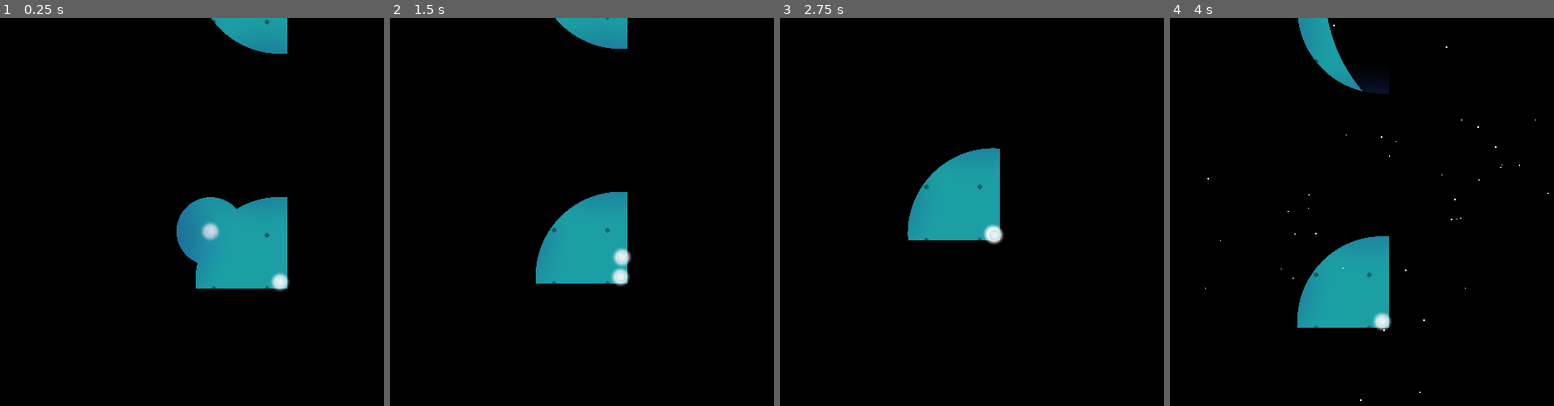
Above: before the commit, frames 1-4 (left to right).
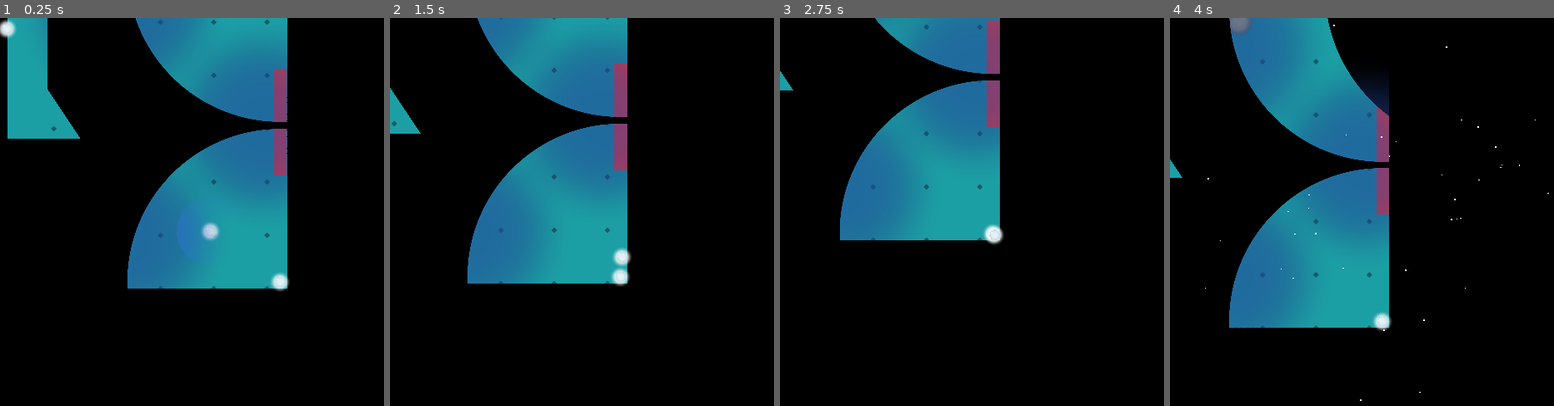
Above: after the commit, the same moments.

Repository: Disablak/Godot-Wild-Jam
Game: Godot game, scene res://Scenes/levels/LevelVortexTutorial.tscn
Two runs of this game, one before a commit and one after it. Both use one fixed random seed, a clock stepped at 60 frames per second and the inputs below. This scene is started directly instead of the project's main scene.
Inputs (mouse positions are in pixels of both pictures, inside the frame that each line leads up to):
- Up to frame 1 (0.25 s): no input
- Up to frame 2 (1.5 s): move the mouse to (697, 208) at 0.52 s; hold D (move_right) 0.53-1.28 s; click (697, 208) at 0.67 s; move the mouse to (516, 250) at 1.27 s; hold S (move_down) from 1.28 s (still down)
- Up to frame 3 (2.75 s): move the mouse to (1037, 138) at 2.02 s; release S (move_down) at 2.03 s; hold D (move_right) from 2.03 s (still down)
- Up to frame 4 (4 s): move the mouse to (1362, 316) at 2.77 s; release D (move_right) at 2.78 s; hold W (move_up) 2.78-3.53 s; click (1362, 316) at 2.92 s; move the mouse to (1511, 293) at 3.52 s; hold A (move_left) from 3.53 s (still down)

The runs differ from the first frame. In frame 1, 18% of the frame differs, in the area x 0-75%, y 0-70%; in frame 2, 16%; in frame 3, 13%; in frame 4, 18%.

Commit message:
levels lighting fix and slightly edited

Diff:
--- a/Scenes/levels/Level1.tscn
+++ b/Scenes/levels/Level1.tscn
@@ -1,9 +1,10 @@
-[gd_scene load_steps=5 format=2]
+[gd_scene load_steps=6 format=2]
 
 [ext_resource path="res://Scenes/levels/components/ShadowCastingObstacle.tscn" type="PackedScene" id=1]
 [ext_resource path="res://Scenes/levels/components/Light.tscn" type="PackedScene" id=2]
 [ext_resource path="res://Scenes/levels/base/LevelBase.tscn" type="PackedScene" id=3]
 [ext_resource path="res://Scenes/levels/components/Coin.tscn" type="PackedScene" id=4]
+[ext_resource path="res://Scenes/levels/components/Key.tscn" type="PackedScene" id=5]
 
 [node name="Level" instance=ExtResource( 3 )]
 
@@ -11,12 +12,15 @@
 position = Vector2( 520, 16 )
 
 [node name="Enemy" parent="." index="5"]
-position = Vector2( 136, 712 )
+position = Vector2( 253, 1287 )
 scale = Vector2( 10, 10 )
 size = 10
 
 [node name="Finish" parent="." index="6"]
 position = Vector2( -112, -1424 )
+
+[node name="Key" parent="." index="7" instance=ExtResource( 5 )]
+position = Vector2( 1112, -864 )
 
 [node name="ShadowCaster" parent="StaticObstacles" index="0" instance=ExtResource( 1 )]
 position = Vector2( 256, 497 )
@@ -63,10 +67,7 @@
 rotation = 2.09439
 scale = Vector2( 51.3444, 1 )
 
-[node name="Coin" parent="StaticObstacles" index="10" instance=ExtResource( 4 )]
-position = Vector2( 1112, -792 )
-
-[node name="Coin2" parent="StaticObstacles" index="11" instance=ExtResource( 4 )]
+[node name="Coin2" parent="StaticObstacles" index="10" instance=ExtResource( 4 )]
 position = Vector2( 776, -792 )
 
 [node name="Light2D" parent="Lights" index="0" instance=ExtResource( 2 )]
--- a/Scenes/levels/Level2.tscn
+++ b/Scenes/levels/Level2.tscn
@@ -91,14 +91,14 @@
 
 [node name="Light2D" parent="Lights" index="0" instance=ExtResource( 3 )]
 position = Vector2( -112, -176 )
-texture_scale = 0.5
 
 [node name="Light2D2" parent="Lights" index="1" instance=ExtResource( 3 )]
 position = Vector2( -35, -112 )
-texture_scale = 0.2
+texture_scale = 0.08
 
 [node name="Light2D3" parent="Lights" index="2" instance=ExtResource( 3 )]
 position = Vector2( 280, 120 )
+texture_scale = 0.13
 
 [node name="Coin" parent="." index="10" instance=ExtResource( 5 )]
 position = Vector2( 64, -160 )
--- a/Scenes/levels/LevelKeyTutorial.tscn
+++ b/Scenes/levels/LevelKeyTutorial.tscn
@@ -44,3 +44,4 @@
 
 [node name="Light2D" parent="Lights" index="0" instance=ExtResource( 5 )]
 position = Vector2( 128, 203 )
+texture_scale = 0.2
--- a/Scenes/levels/LevelSpikesTutorial.tscn
+++ b/Scenes/levels/LevelSpikesTutorial.tscn
@@ -5,7 +5,7 @@
 [ext_resource path="res://Scenes/levels/components/Spikes.tscn" type="PackedScene" id=3]
 [ext_resource path="res://Scenes/levels/components/Coin.tscn" type="PackedScene" id=4]
 [ext_resource path="res://Scenes/levels/components/Light.tscn" type="PackedScene" id=5]
-[ext_resource path="res://Scenes/levels/components/Vortex.tscn" type="PackedScene" id=6]
+[ext_resource path="res://Scenes/levels/components/Key.tscn" type="PackedScene" id=6]
 
 [node name="Level" instance=ExtResource( 2 )]
 
@@ -55,36 +55,52 @@
 scale = Vector2( 8.25, 0.25 )
 
 [node name="ShadowCaster6" parent="StaticObstacles" index="9" instance=ExtResource( 1 )]
-position = Vector2( 384, 300 )
-scale = Vector2( 4, 0.25 )
+position = Vector2( 352, 300 )
+scale = Vector2( 2, 0.25 )
 
-[node name="ShadowCaster2" parent="StaticObstacles" index="10" instance=ExtResource( 1 )]
+[node name="ShadowCaster15" parent="StaticObstacles" index="10" instance=ExtResource( 1 )]
+position = Vector2( 428.5, 300 )
+scale = Vector2( 1.21875, 0.25 )
+
+[node name="ShadowCaster18" parent="StaticObstacles" index="11" instance=ExtResource( 1 )]
+position = Vector2( 396, 260 )
+scale = Vector2( 1.25, 0.25 )
+
+[node name="ShadowCaster2" parent="StaticObstacles" index="12" instance=ExtResource( 1 )]
 position = Vector2( 188, 140 )
 scale = Vector2( 0.25, 0.75 )
 
-[node name="ShadowCaster10" parent="StaticObstacles" index="11" instance=ExtResource( 1 )]
+[node name="ShadowCaster10" parent="StaticObstacles" index="13" instance=ExtResource( 1 )]
 position = Vector2( -2, 164 )
 scale = Vector2( 0.375, 1.25 )
 
-[node name="ShadowCaster14" parent="StaticObstacles" index="12" instance=ExtResource( 1 )]
+[node name="ShadowCaster14" parent="StaticObstacles" index="14" instance=ExtResource( 1 )]
 position = Vector2( 412, 211 )
 scale = Vector2( 0.249999, 0.75 )
 
-[node name="ShadowCaster4" parent="StaticObstacles" index="13" instance=ExtResource( 1 )]
+[node name="ShadowCaster4" parent="StaticObstacles" index="15" instance=ExtResource( 1 )]
 position = Vector2( 188, 280 )
 scale = Vector2( 0.25, 6.46875 )
 
-[node name="ShadowCaster7" parent="StaticObstacles" index="14" instance=ExtResource( 1 )]
+[node name="ShadowCaster7" parent="StaticObstacles" index="16" instance=ExtResource( 1 )]
 position = Vector2( 444, 340 )
 scale = Vector2( 0.250001, 2.75 )
 
-[node name="ShadowCaster3" parent="StaticObstacles" index="15" instance=ExtResource( 1 )]
+[node name="ShadowCaster3" parent="StaticObstacles" index="17" instance=ExtResource( 1 )]
 position = Vector2( 324, 162 )
 scale = Vector2( 0.250001, 2.125 )
 
-[node name="ShadowCaster11" parent="StaticObstacles" index="16" instance=ExtResource( 1 )]
+[node name="ShadowCaster11" parent="StaticObstacles" index="18" instance=ExtResource( 1 )]
 position = Vector2( 324, 264 )
 scale = Vector2( 0.250001, 2.5 )
+
+[node name="ShadowCaster16" parent="StaticObstacles" index="19" instance=ExtResource( 1 )]
+position = Vector2( 380, 280 )
+scale = Vector2( 0.25, 1.5 )
+
+[node name="ShadowCaster17" parent="StaticObstacles" index="20" instance=ExtResource( 1 )]
+position = Vector2( 413, 280 )
+scale = Vector2( 0.250001, 1.5 )
 
 [node name="Light2D" parent="Lights" index="0" instance=ExtResource( 5 )]
 position = Vector2( 320, 256 )
@@ -93,4 +109,5 @@
 [node name="Coin2" parent="." index="9" instance=ExtResource( 4 )]
 position = Vector2( 392, 211 )
 
-[node name="Vortex" parent="." index="10" instance=ExtResource( 6 )]
+[node name="Key" parent="." index="10" instance=ExtResource( 6 )]
+position = Vector2( 396, 275 )
--- a/Scenes/levels/LevelVortexTutorial.tscn
+++ b/Scenes/levels/LevelVortexTutorial.tscn
@@ -6,6 +6,8 @@
 [ext_resource path="res://Scenes/levels/components/Coin.tscn" type="PackedScene" id=4]
 [ext_resource path="res://Scenes/levels/components/Light.tscn" type="PackedScene" id=5]
 [ext_resource path="res://Scenes/levels/components/Vortex.tscn" type="PackedScene" id=6]
+[ext_resource path="res://Scenes/levels/components/Key.tscn" type="PackedScene" id=7]
+[ext_resource path="res://Scenes/levels/components/Obstacle.tscn" type="PackedScene" id=8]
 
 [node name="Level" instance=ExtResource( 3 )]
 
@@ -32,8 +34,8 @@
 scale = Vector2( 4.875, 0.25 )
 
 [node name="ShadowCaster14" parent="StaticObstacles" index="4" instance=ExtResource( 1 )]
-position = Vector2( -50, -132 )
-scale = Vector2( 3.625, 0.25 )
+position = Vector2( -52, -132 )
+scale = Vector2( 3.75, 0.25 )
 
 [node name="ShadowCaster15" parent="StaticObstacles" index="5" instance=ExtResource( 1 )]
 position = Vector2( -26, -404 )
@@ -107,14 +109,28 @@
 position = Vector2( 152, -20 )
 tractionPower = 1.0
 
+[node name="Obstacle" parent="StaticObstacles" index="23" instance=ExtResource( 8 )]
+position = Vector2( -105, -200 )
+scale = Vector2( 2.5625, 1 )
+
 [node name="Light2D" parent="Lights" index="0" instance=ExtResource( 5 )]
 position = Vector2( 336, 312 )
+texture_scale = 0.18
 
 [node name="Light2D3" parent="Lights" index="1" instance=ExtResource( 5 )]
 position = Vector2( 48, -432 )
+texture_scale = 0.2
 
-[node name="Light2D2" parent="Lights" index="2" instance=ExtResource( 5 )]
+[node name="Light2D4" parent="Lights" index="2" instance=ExtResource( 5 )]
+position = Vector2( 8, 8 )
+texture_scale = 0.25
+
+[node name="Light2D2" parent="Lights" index="3" instance=ExtResource( 5 )]
 position = Vector2( 336, -64 )
+texture_scale = 0.18
 
 [node name="Coin" parent="." index="9" instance=ExtResource( 4 )]
 position = Vector2( 164, -48 )
+
+[node name="Key" parent="." index="10" instance=ExtResource( 7 )]
+position = Vector2( 29, -240 )
--- a/Scenes/levels/components/Enemy.tscn
+++ b/Scenes/levels/components/Enemy.tscn
@@ -18,6 +18,7 @@
 
 [node name="NoiseSound" type="Node" parent="." index="1"]
 script = ExtResource( 4 )
+min_aplify = -14.0
 min_aplify_distance = 500.0
 max_aplify_distance = 10.0
 
Not shown: 1 places in Scenes/levels/LevelVortexTutorial.tscn that only renumber resources
